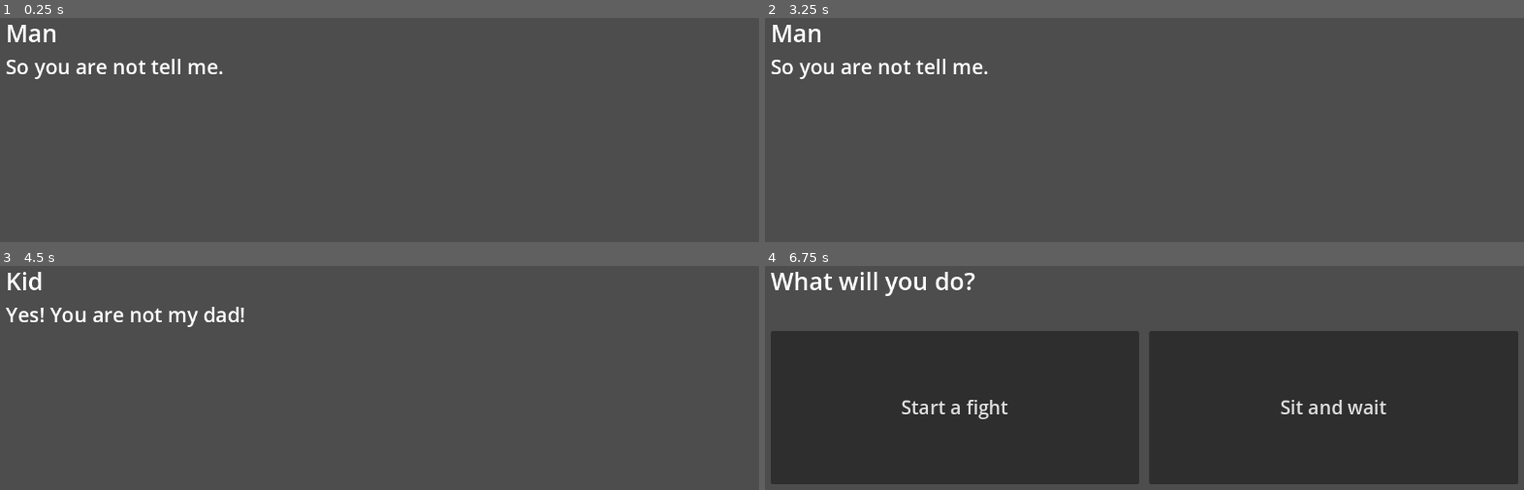
Above: before the commit, frames 1-4 (two rows, left to right).
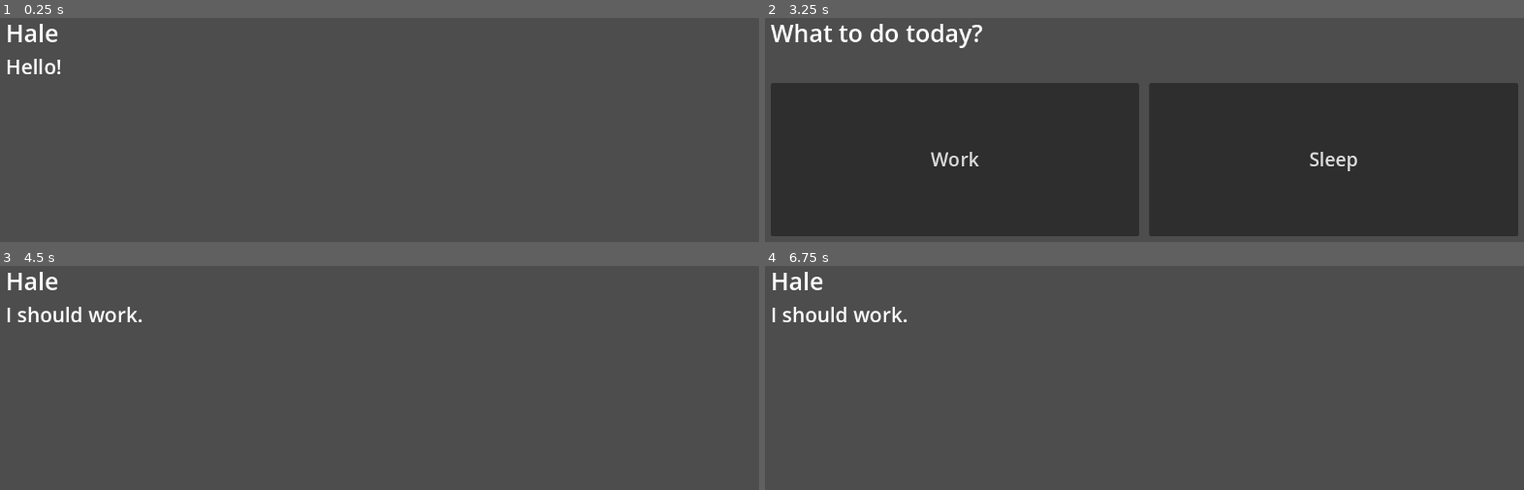
Above: after the commit, the same moments.

Repository: alexamy/godot-dialogue-system
Game: Godot game, scene res://nodes/example/dialogue_example.tscn
The game is run twice, just before and just after one commit, with the same random seed, the same clock (stepped at 60 frames per second) and the same inputs. Before the commit the project starts from res://dsl/example/dialogue_dsl.tscn.
Inputs (mouse positions are in pixels of both pictures, inside the frame that each line leads up to):
- Up to frame 1 (0.25 s): no input
- Up to frame 2 (3.25 s): tap Enter at 0.5, 2 s; move the mouse to (outside the picture) at 0.52 s; tap I at 0.6, 2.1 s; click (outside the picture) at 0.67 s; tap Space at 1.25, 2.75 s; drag from (992, 53) to (1106, 118) at 1.27 s; move the mouse to (outside the picture) at 2.02 s; click (outside the picture) at 2.17 s; drag from (1106, 118) to (outside the picture) at 2.77 s
- Up to frame 3 (4.5 s): click (189, 407) at 3.5 s, where only the run after the commit has a clickable "Work"; tap Enter at 4.25 s; move the mouse to (614, 344) at 4.27 s; tap I at 4.35 s; click (614, 344) at 4.42 s
- Up to frame 4 (6.75 s): tap Space at 5 s; drag from (outside the picture) to (outside the picture) at 5.02 s; move the mouse to (1182, 279) at 5.77 s; tap I at 5.85 s; click (1182, 279) at 5.92 s; drag from (outside the picture) to (992, 301) at 6.52 s

The runs differ from the first frame. In frame 1, 1.2% of the frame differs, in the area x 0-30%, y 2-28%; in frame 2, 68%, in the area x 0-100%, y 2-98%; in frame 3, 1.3%; in frame 4, 68%.

Commit message:
Feat: add nodes system (#2)
Add dialogue system based on nodes.

Diff:
--- a/dsl/example/dialogue_dsl.tscn
+++ b/dsl/example/dialogue_dsl.tscn
@@ -5,6 +5,13 @@
 [ext_resource type="Resource" uid="uid://ce1xel2m6o52i" path="res://dsl/example/dialogue1.tres" id="3_qsgu2"]
 
 [node name="Root" type="Node2D"]
+
+[node name="Dialogue" type="Node" parent="." node_paths=PackedStringArray("name_label", "text_label")]
+script = ExtResource("2_mc2bw")
+name_label = NodePath("../UI/MarginContainer/VBoxContainer/VBoxContainer/Name")
+text_label = NodePath("../UI/MarginContainer/VBoxContainer/VBoxContainer/Text")
+button_group = ExtResource("1_wypkm")
+dialogue = ExtResource("3_qsgu2")
 
 [node name="UI" type="CanvasLayer" parent="."]
 
@@ -33,6 +40,7 @@
 text = "Name"
 
 [node name="Text" type="Label" parent="UI/MarginContainer/VBoxContainer/VBoxContainer"]
+custom_minimum_size = Vector2(100, 100)
 layout_mode = 2
 theme_override_font_sizes/font_size = 30
 text = "Text saying Text saying Text saying Text saying Text saying Text saying Text saying Text saying Text saying Tex …(186 unchanged characters)…
@@ -69,10 +77,3 @@
 toggle_mode = true
 button_group = ExtResource("1_wypkm")
 text = "3"
-
-[node name="Dialogue" type="Node" parent="." node_paths=PackedStringArray("name_label", "text_label")]
-script = ExtResource("2_mc2bw")
-name_label = NodePath("../UI/MarginContainer/VBoxContainer/VBoxContainer/Name")
-text_label = NodePath("../UI/MarginContainer/VBoxContainer/VBoxContainer/Text")
-button_group = ExtResource("1_wypkm")
-dialogue = ExtResource("3_qsgu2")
--- /dev/null
+++ b/nodes/blocks/dialogue_group.gd
@@ -0,0 +1,17 @@
+@icon("res://nodes/icons/group.png")
+
+extends DialogueNodeBase
+
+class_name DialogueGroup
+
+# start every node sequentiallu
+func start_dialogue():
+	for child in get_children():
+		if child is DialogueNodeBase:
+			await _exec(child)
+
+
+func _exec(block: DialogueNodeBase):
+	var target = await block.start_dialogue()
+	if target is DialogueNodeBase:
+		await _exec(target)
--- /dev/null
+++ b/nodes/blocks/dialogue_phrase.gd
@@ -0,0 +1,12 @@
+@icon("res://nodes/icons/phrase.png")
+
+extends DialogueNodeBase
+
+class_name DialoguePhrase
+
+@export_multiline var person_name = ""
+@export_multiline var text = ""
+
+func start_dialogue():
+	var interpreter = _get_interpreter()
+	await interpreter._say(person_name, text)
--- /dev/null
+++ b/nodes/blocks/dialogue_question.gd
@@ -0,0 +1,16 @@
+@icon("res://nodes/icons/question.png")
+
+extends DialogueNodeBase
+
+class_name DialogueQuestion
+
+@export_multiline var question = ""
+@export var options: Array[DialogueQuestionOption]
+
+func start_dialogue():
+	var interpreter = _get_interpreter()
+	var texts = options.map(func(o): return o.option)
+	var idx = await interpreter._ask(question, texts)
+	var path = options[idx].path
+	var block = get_node(path)
+	return block
--- /dev/null
+++ b/nodes/blocks/dialogue_question_option.gd
@@ -0,0 +1,10 @@
+extends Resource
+
+class_name DialogueQuestionOption
+
+@export_multiline var option: String
+@export var path: NodePath
+
+func _ready(p_option = "", p_path = ""):
+	option = p_option
+	path = p_path
--- /dev/null
+++ b/nodes/dialogue_interpreter_base.gd
@@ -0,0 +1,11 @@
+@icon("res://nodes/icons/interpreter.png")
+
+extends Node
+
+class_name DialogueInterpreterBase
+
+func _say(name: String, text: String):
+	pass
+
+func _ask(question: String, options: Array[String]) -> int:
+	return -1
--- /dev/null
+++ b/nodes/dialogue_node_base.gd
@@ -0,0 +1,21 @@
+extends Node
+
+class_name DialogueNodeBase
+
+@export var interpreter: DialogueInterpreterBase
+
+# start this block
+func start_dialogue():
+	pass
+
+# find the nearest dialogue interpreter on self or above the tree
+func _get_interpreter() -> DialogueInterpreterBase:
+	var parent = self
+	var _interpreter = parent.get("interpreter")
+	while(!_interpreter):
+		parent = parent.get_parent()
+		if not parent:
+			printerr("No interpreter found.")
+			break
+		_interpreter = parent.get("interpreter")
+	return _interpreter
--- /dev/null
+++ b/nodes/example/choices_button_group.tres
@@ -0,0 +1,3 @@
+[gd_resource type="ButtonGroup" format=3 uid="uid://ctgitlc0v7jb6"]
+
+[resource]
--- /dev/null
+++ b/nodes/example/dialogue_example.gd
@@ -0,0 +1,5 @@
+extends Node2D
+
+func _ready():
+	await $DialogueGroup.start_dialogue()
+	print("dialogue completed")
--- /dev/null
+++ b/nodes/example/dialogue_example.tscn
@@ -0,0 +1,136 @@
+[gd_scene load_steps=11 format=3 uid="uid://dku6na48eos1k"]
+
+[ext_resource type="Script" path="res://nodes/example/dialogue_example.gd" id="1_fmh27"]
+[ext_resource type="Script" path="res://nodes/example/interpreter_example.gd" id="2_0ag0t"]
+[ext_resource type="Script" path="res://nodes/example/interpreter_console.gd" id="2_sabvj"]
+[ext_resource type="Script" path="res://nodes/blocks/dialogue_group.gd" id="3_058ay"]
+[ext_resource type="Script" path="res://nodes/blocks/dialogue_phrase.gd" id="4_7n7nw"]
+[ext_resource type="Script" path="res://nodes/blocks/dialogue_question.gd" id="5_p0w7a"]
+[ext_resource type="ButtonGroup" uid="uid://ctgitlc0v7jb6" path="res://nodes/example/choices_button_group.tres" id="6_uuo8l"]
+[ext_resource type="Script" path="res://nodes/blocks/dialogue_question_option.gd" id="8_nhqmb"]
+
+[sub_resource type="Resource" id="Resource_hm6hf"]
+script = ExtResource("8_nhqmb")
+option = "Work"
+path = NodePath("../../WorkDialogue")
+
+[sub_resource type="Resource" id="Resource_q872u"]
+script = ExtResource("8_nhqmb")
+option = "Sleep"
+path = NodePath("../../SleepDialogue")
+
+[node name="Root" type="Node2D"]
+script = ExtResource("1_fmh27")
+
+[node name="ConsoleInterpreter" type="Node" parent="."]
+script = ExtResource("2_sabvj")
+
+[node name="DialogueInterpreter" type="Node" parent="." node_paths=PackedStringArray("name_label", "text_label")]
+script = ExtResource("2_0ag0t")
+name_label = NodePath("../UI/MarginContainer/VBoxContainer/Phrase/Name")
+text_label = NodePath("../UI/MarginContainer/VBoxContainer/Phrase/Text")
+choices_button_group = ExtResource("6_uuo8l")
+
+[node name="DialogueGroup" type="Node" parent="." node_paths=PackedStringArray("interpreter")]
+script = ExtResource("3_058ay")
+interpreter = NodePath("../DialogueInterpreter")
+
+[node name="DialoguePhrase" type="Node" parent="DialogueGroup"]
+script = ExtResource("4_7n7nw")
+person_name = "Hale"
+text = "Hello!"
+
+[node name="DialoguePhrase2" type="Node" parent="DialogueGroup"]
+script = ExtResource("4_7n7nw")
+person_name = "Pace"
+text = "Hi!"
+
+[node name="DialogueQuestion" type="Node" parent="DialogueGroup"]
+script = ExtResource("5_p0w7a")
+question = "What to do today?"
+options = Array[ExtResource("8_nhqmb")]([SubResource("Resource_hm6hf"), SubResource("Resource_q872u")])
+
+[node name="WorkDialogue" type="Node" parent="." node_paths=PackedStringArray("interpreter")]
+script = ExtResource("3_058ay")
+interpreter = NodePath("../DialogueInterpreter")
+
+[node name="DialoguePhrase" type="Node" parent="WorkDialogue"]
+script = ExtResource("4_7n7nw")
+person_name = "Hale"
+text = "I should work."
+
+[node name="SleepDialogue" type="Node" parent="." node_paths=PackedStringArray("interpreter")]
+script = ExtResource("3_058ay")
+interpreter = NodePath("../DialogueInterpreter")
+
+[node name="DialoguePhrase" type="Node" parent="SleepDialogue"]
+script = ExtResource("4_7n7nw")
+person_name = "Pace"
+text = "I should sleep."
+
+[node name="UI" type="CanvasLayer" parent="."]
+
+[node name="MarginContainer" type="MarginContainer" parent="UI"]
+anchors_preset = 15
+anchor_right = 1.0
+anchor_bottom = 1.0
+grow_horizontal = 2
+grow_vertical = 2
+theme_override_constants/margin_left = 20
+theme_override_constants/margin_top = 300
+theme_override_constants/margin_right = 20
+theme_override_constants/margin_bottom = 20
+
+[node name="VBoxContainer" type="VBoxContainer" parent="UI/MarginContainer"]
+layout_mode = 2
+
+[node name="Phrase" type="VBoxContainer" parent="UI/MarginContainer/VBoxContainer"]
+unique_name_in_owner = true
+layout_mode = 2
+size_flags_vertical = 0
+
+[node name="Name" type="Label" parent="UI/MarginContainer/VBoxContainer/Phrase"]
+layout_mode = 2
+theme_type_variation = &"HeaderMedium"
+theme_override_font_sizes/font_size = 36
+text = "Name"
+
+[node name="Text" type="Label" parent="UI/MarginContainer/VBoxContainer/Phrase"]
+custom_minimum_size = Vector2(100, 1)
+layout_mode = 2
+theme_override_font_sizes/font_size = 30
+text = "Text saying Text saying Text saying Text saying Text saying Text saying Text saying Text saying Text saying Text sayingText saying Text saying Text saying Text saying Text sayingText saying Text saying Text saying Text saying Text sayingText saying Text saying Text saying Text saying Text saying"
+autowrap_mode = 3
+
+[node name="Choices" type="HBoxContainer" parent="UI/MarginContainer/VBoxContainer"]
+unique_name_in_owner = true
+layout_mode = 2
+size_flags_vertical = 3
+theme_override_constants/separation = 15
+
+[node name="Option1" type="Button" parent="UI/MarginContainer/VBoxContainer/Choices"]
+custom_minimum_size = Vector2(100, 0)
+layout_mode = 2
+size_flags_horizontal = 3
+theme_override_font_sizes/font_size = 28
+toggle_mode = true
+button_group = ExtResource("6_uuo8l")
+text = "1"
+
+[node name="Option2" type="Button" parent="UI/MarginContainer/VBoxContainer/Choices"]
+custom_minimum_size = Vector2(100, 0)
+layout_mode = 2
+size_flags_horizontal = 3
+theme_override_font_sizes/font_size = 28
+toggle_mode = true
+button_group = ExtResource("6_uuo8l")
+text = "2"
+
+[node name="Option3" type="Button" parent="UI/MarginContainer/VBoxContainer/Choices"]
+custom_minimum_size = Vector2(100, 0)
+layout_mode = 2
+size_flags_horizontal = 3
+theme_override_font_sizes/font_size = 28
+toggle_mode = true
+button_group = ExtResource("6_uuo8l")
+text = "3"
--- /dev/null
+++ b/nodes/example/interpreter_console.gd
@@ -0,0 +1,12 @@
+extends DialogueInterpreterBase
+
+# This is just an example.
+# You must redefine _say and _ask methods of base class.
+
+func _say(name, text):
+	printt(name, text)
+	await get_tree().create_timer(0.7).timeout
+
+func _ask(question, options):
+	printt(question, options)
+	await get_tree().create_timer(0.7).timeout
--- /dev/null
+++ b/nodes/example/interpreter_example.gd
@@ -0,0 +1,36 @@
+extends DialogueInterpreterBase
+
+@export var name_label: Label
+@export var text_label: Label
+
+@export var choices_button_group: ButtonGroup
+@onready var buttons = choices_button_group.get_buttons() as Array[BaseButton]
+
+func _ready():
+	_hide_buttons()
+
+func _say(name_t, text):
+	name_label.text = name_t
+	text_label.text = text
+	await get_tree().create_timer(1.5).timeout
+
+func _ask(text, choices) -> int:
+	_say(text, "")
+	_show_buttons(choices)
+	await choices_button_group.pressed
+	var pressed = choices_button_group.get_pressed_button()
+	var idx = choices.find(pressed.text)
+	_hide_buttons()
+	return idx
+
+# Can not use Array[String]. Bug?
+func _show_buttons(choices: Array):
+	for i in buttons.size():
+		if i == choices.size(): return
+		buttons[i].visible = true
+		buttons[i].text = choices[i]
+
+func _hide_buttons():
+	for button in buttons:
+		button.visible = false
+		button.button_pressed = false
--- a/project.godot
+++ b/project.godot
@@ -11,7 +11,7 @@
 [application]
 
 config/name="DialogueSystem"
-run/main_scene="res://dsl/example/dialogue_dsl.tscn"
+run/main_scene="res://nodes/example/dialogue_example.tscn"
 config/features=PackedStringArray("4.2", "Forward Plus")
 config/icon="res://icon.svg"
 
@@ -22,7 +22,7 @@
 
 [editor_plugins]
 
-enabled=PackedStringArray("res://addons/script-tabs/plugin.cfg")
+enabled=PackedStringArray("res://addons/editor_icon_previewer/plugin.cfg", "res://addons/script-tabs/plugin.cfg")
 
 [rendering]
 
Not shown, added: addons/editor_icon_previewer/editor_icon_previewer.gd
Not shown, added: addons/editor_icon_previewer/editor_icon_window.gd
Not shown, added: addons/editor_icon_previewer/editor_icon_window.tscn
Binary file added: addons/editor_icon_previewer/icon.png
Not shown, added: addons/editor_icon_previewer/plugin.cfg
Binary file added: nodes/icons/group.png
Not shown, added: nodes/icons/group.png.import
Binary file added: nodes/icons/interpreter.png
Not shown, added: nodes/icons/interpreter.png.import
Binary file added: nodes/icons/phrase.png
Not shown, added: nodes/icons/phrase.png.import
Binary file added: nodes/icons/question.png
(and 2 more such lines)
